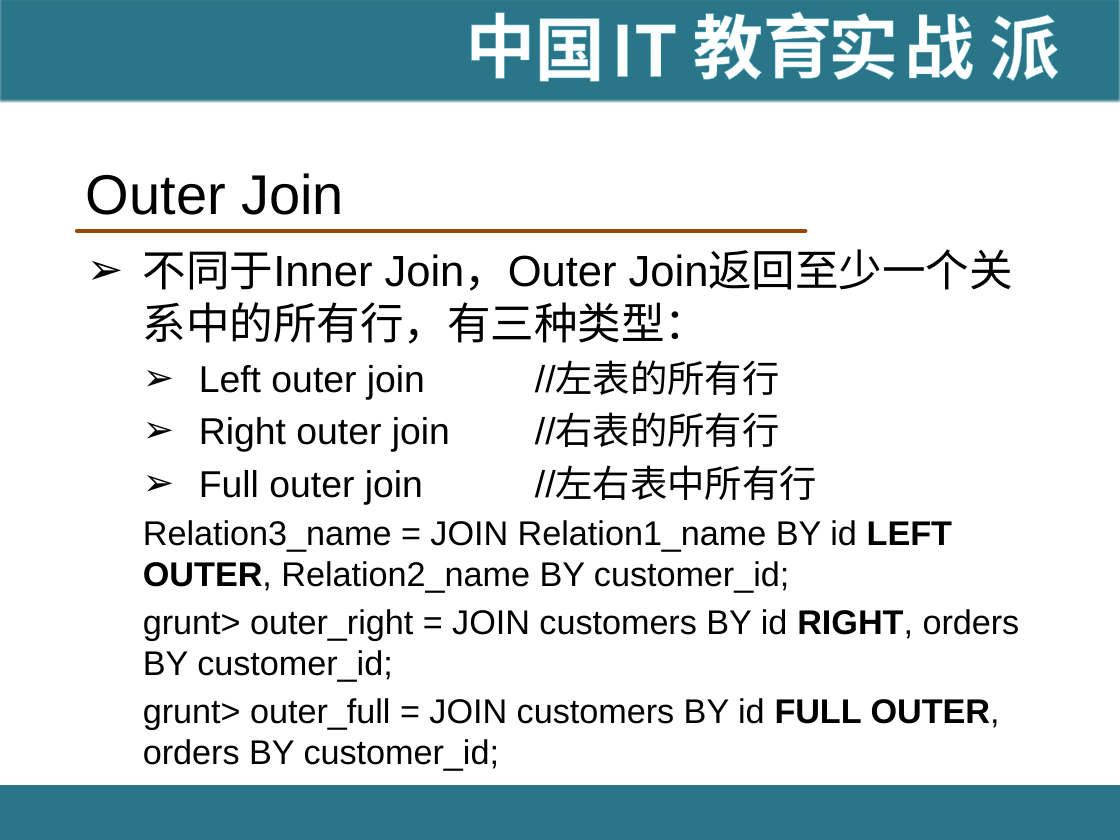
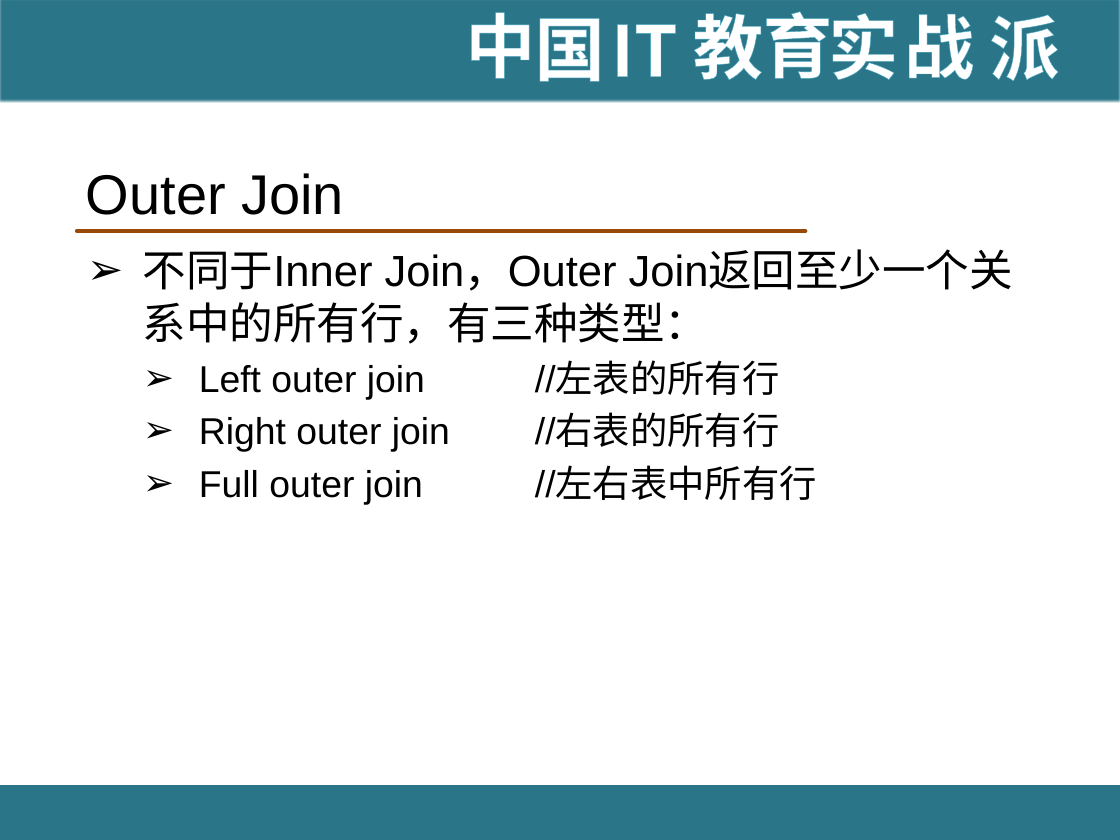
Before and after one commit to hanningxiao/BigData, a slide deck: slide 40 of [IT18掌www.it18zhang.com]Pig.pptx (slide 39 before the commit). Drawn at 1120x840 pixels with LibreOffice and Linux fonts; fonts in the diff are those of the drawing; background and template pictures are left out. Boxes give left, top, right and bottom in pixels: in the first picture for what was removed or moved away, otherwise in the second. Text is boxed around its words. In the diff, an @@ line names an element or a change of style, - is before the commit and + after.

```diff
--- a/[IT18掌www.it18zhang.com]Pig.pptx
+++ b/[IT18掌www.it18zhang.com]Pig.pptx
@@ text at (143,520,1020,771): paragraphs removed @@
-  Relation3_name = JOIN Relation1_name BY id LEFT OUTER, Relation2_name BY customer_id;
-  grunt> outer_right = JOIN customers BY id RIGHT, orders BY customer_id;
-  grunt> outer_full = JOIN customers BY id FULL OUTER, orders BY customer_id;
```
Also in this commit, not shown: 43 other slides changed, 5 slides added, 5 slides removed.
